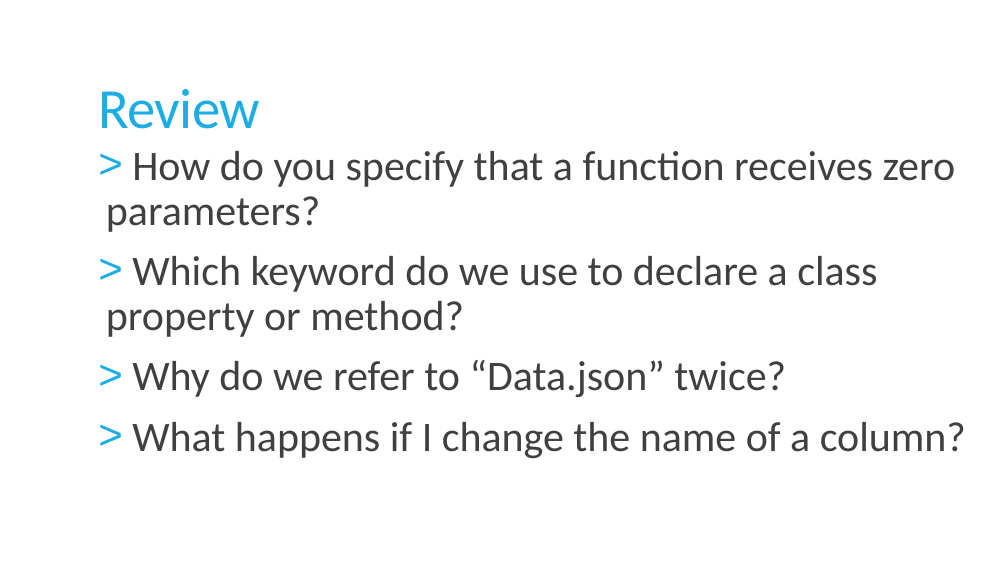
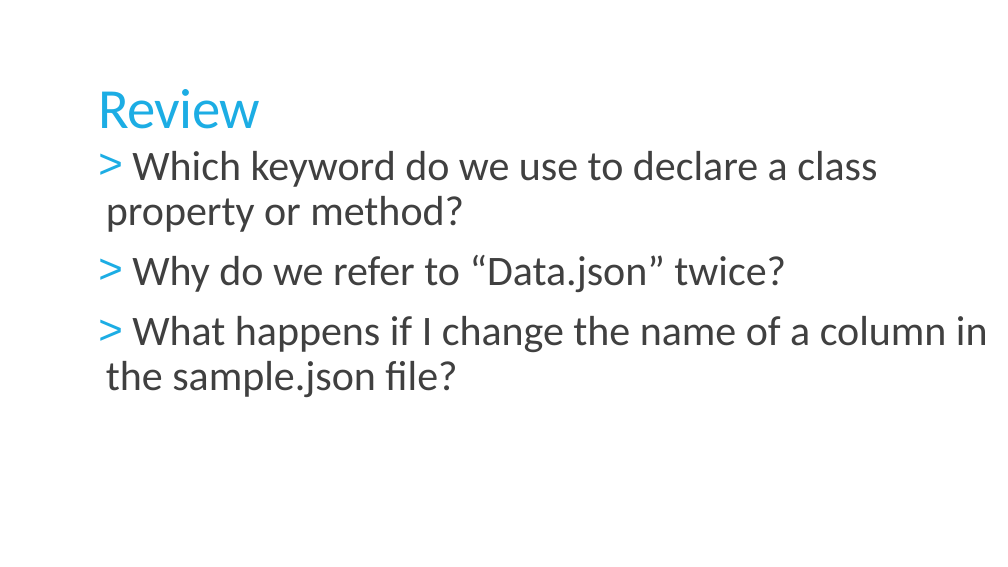
Before and after one commit to featuresnap/fsharpworkshop, a slide deck: slide 58 of FSharpWorkshop_Slides.pptx (slide 70 before the commit). Drawn at 1008x567 pixels with LibreOffice and Linux fonts; fonts in the diff are those of the drawing. Boxes give left, top, right and bottom in pixels: in the first picture for what was removed or moved away, otherwise in the second. Text is boxed around its words. In the diff, an @@ line names an element or a change of style, - is before the commit and + after.

```diff
--- a/FSharpWorkshop_Slides.pptx
+++ b/FSharpWorkshop_Slides.pptx
@@ text at (106, 151, 956, 232): paragraph removed @@
-> How do you specify that a function receives zero parameters?
@@ text at (106, 316, 988, 397): text changed @@
-> What happens if I change the name of a column?
+> What happens if I change the name of a column in the sample.json file?
```
Also in this commit, not shown: 20 other slides changed, 1 slide added, 13 slides removed, 1 other file.
